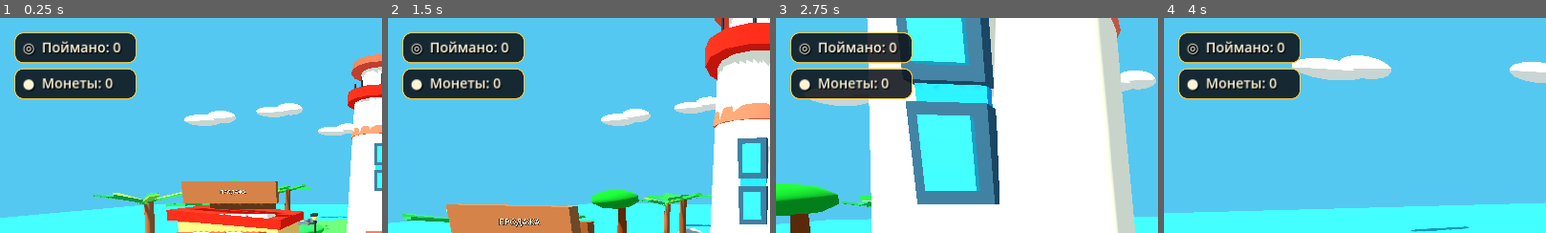
Above: before the commit, frames 1-4 (left to right).
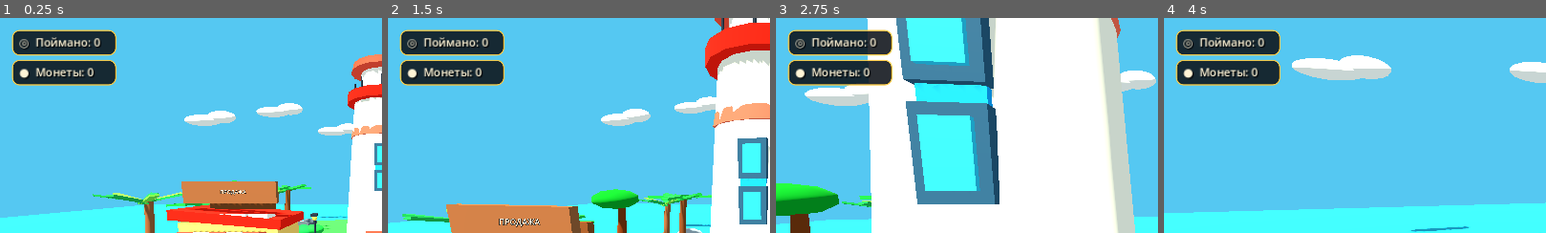
Above: after the commit, the same moments.

Repository: ksotik22/Catch-a-Mutant
Game: Godot game, scene res://scenes/main.tscn
The game is run twice, just before and just after one commit, with the same random seed, the same clock (stepped at 60 frames per second) and the same inputs.
Inputs (mouse positions are % of the whole screen's width and height, from its top left):
- Up to frame 1 (0.25 s): no input
- Up to frame 2 (1.5 s): move the mouse to (55, 50) at 0.52 s; hold E 0.53-1.28 s; hold W from 0.53 s (still down); click (55, 50) at 0.67 s; tap Space at 0.77 s; move the mouse to (45, 50) at 1.27 s; tap E at 1.35 s
- Up to frame 3 (2.75 s): keep holding W; tap Space at 1.52 s; move the mouse to (52, 48) at 2.02 s; hold E from 2.03 s (still down)
- Up to frame 4 (4 s): keep holding W; move the mouse to (49, 52) at 2.77 s; release E at 2.78 s; tap E at 2.85 s; click (49, 52) at 2.92 s; tap Space at 3.02, 3.77 s; move the mouse to (57, 51) at 3.52 s; hold E from 3.53 s (still down)
The pictures show only the part of the screen within x 0-50%, y 0-50%; the shares and areas given below are measured in that part.

The runs differ from the first frame. In frame 1, 7.7% of the frame differs, in the area x 3-36%, y 5-38%; in frame 2, 7.7%; in frame 3, 7.7%; in frame 4, 7.7%.

Commit message:
Make catches and coins HUD more compact

Diff:
--- a/scripts/hud.gd
+++ b/scripts/hud.gd
@@ -7,25 +7,25 @@
 func _make_panel_label(text_: String, pos: Vector2, icon: String) -> Label:
     var panel := PanelContainer.new()
     panel.position = pos
-    panel.custom_minimum_size = Vector2(205, 52)
+    panel.custom_minimum_size = Vector2(175, 43)
 
     var style := StyleBoxFlat.new()
     style.bg_color = Color(0.055, 0.075, 0.10, 0.88)
     style.border_color = Color(1.0, 0.78, 0.22, 0.9)
     style.set_border_width_all(2)
-    style.corner_radius_top_left = 14
-    style.corner_radius_top_right = 14
-    style.corner_radius_bottom_left = 14
-    style.corner_radius_bottom_right = 14
-    style.content_margin_left = 14
-    style.content_margin_right = 14
-    style.content_margin_top = 8
-    style.content_margin_bottom = 8
+    style.corner_radius_top_left = 12
+    style.corner_radius_top_right = 12
+    style.corner_radius_bottom_left = 12
+    style.corner_radius_bottom_right = 12
+    style.content_margin_left = 12
+    style.content_margin_right = 12
+    style.content_margin_top = 6
+    style.content_margin_bottom = 6
     panel.add_theme_stylebox_override("panel", style)
 
     var label := Label.new()
     label.text = icon + "  " + text_
-    label.add_theme_font_size_override("font_size", 23)
+    label.add_theme_font_size_override("font_size", 19)
     label.add_theme_color_override("font_color", Color("fff4d6"))
     label.add_theme_color_override("font_shadow_color", Color(0,0,0,0.75))
     label.add_theme_constant_override("shadow_offset_x", 2)
@@ -38,8 +38,8 @@
     catch_label.hide()
     game_state.catches_changed.connect(_on_catches_changed)
     game_state.coins_changed.connect(_on_coins_changed)
-    catch_label = _make_panel_label("Поймано: 0", Vector2(24, 24), "◎")
-    coin_label = _make_panel_label("Монеты: 0", Vector2(24, 84), "●")
+    catch_label = _make_panel_label("Поймано: 0", Vector2(20, 20), "◎")
+    coin_label = _make_panel_label("Монеты: 0", Vector2(20, 70), "●")
     _on_catches_changed(game_state.catches)
     _on_coins_changed(game_state.coins)
 
